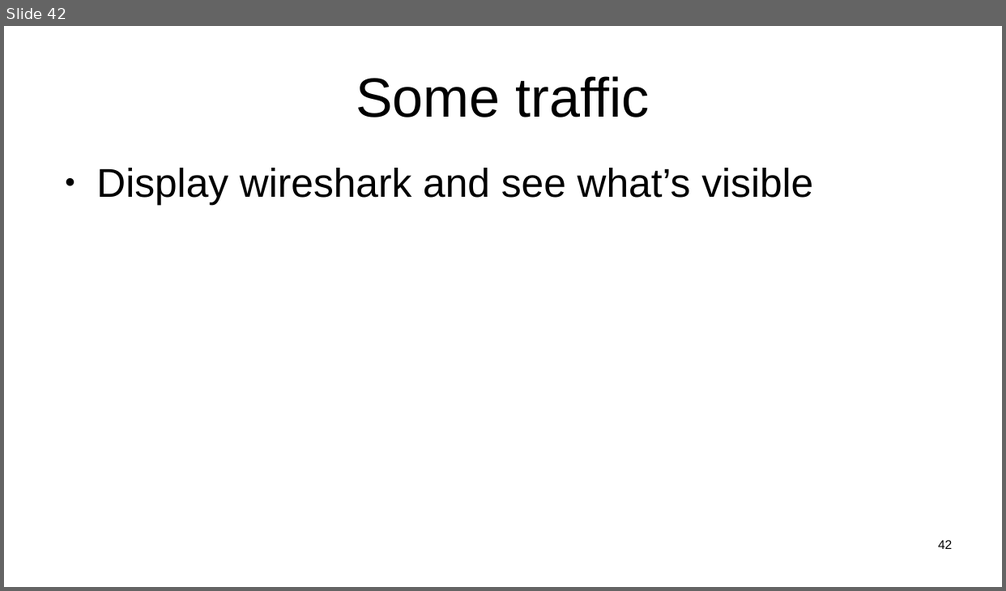
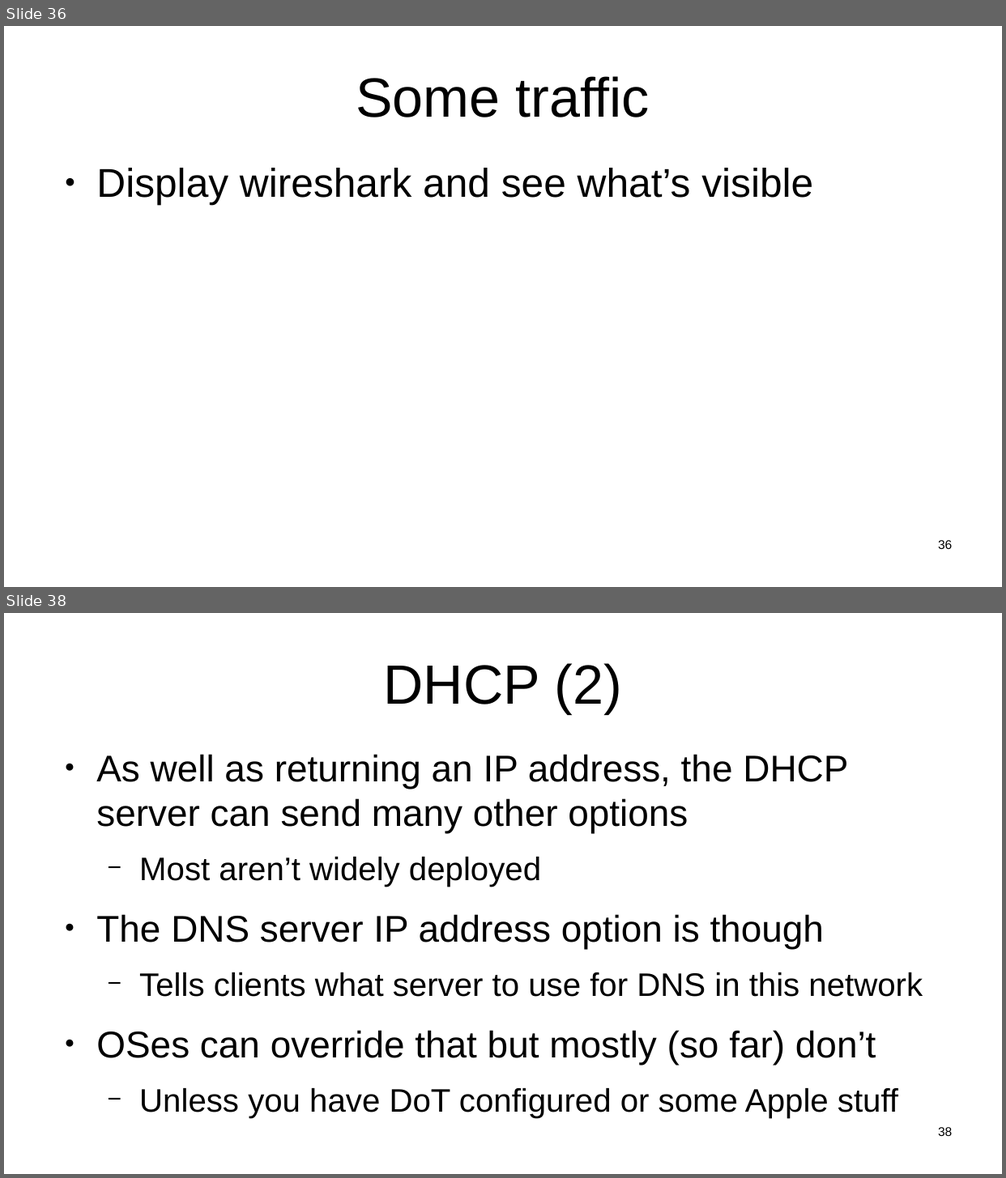
Before and after one commit to sftcd/witidtm, a slide deck: lectures/2022-2023/labs.odp. Shown one above the other, each under a label of ours: slide 42 before the commit, slides 36 and 38 after it; the slides between them are not shown. The pictures are 1006x591 and 1006x1178 pixels, drawn with LibreOffice and Linux fonts; fonts in the diff are those of the drawing. Boxes give left, top, right and bottom in pixels: in the first picture for what was removed or moved away, otherwise in the second. Text is boxed around its words. In the diff, an @@ line names an element or a change of style, - is before the commit and + after.

```diff
--- a/lectures/2022-2023/labs.odp
+++ b/lectures/2022-2023/labs.odp
@@ slide 38 added at (x1=4, y1=613, x2=1002, y2=1174), background #FFFFFF @@
@@ title added at (x1=383, y1=663, x2=622, y2=714), 44 pt, text #000000 @@
+DHCP (2)
@@ text added at (x1=96, y1=754, x2=923, y2=1118), 29.6 pt, text #000000 @@
+● As well as returning an IP address, the DHCP server can send many other options
+  − Most aren’t widely deployed
+● The DNS server IP address option is though
+  − Tells clients what server to use for DNS in this network
+● OSes can override that but mostly (so far) don’t
+  − Unless you have DoT configured or some Apple stuff
@@ page number added at (x1=938, y1=1127, x2=952, y2=1136), 10 pt, text #000000 @@
+38
@@ what was slide 42 is now slide 36 @@
@@ page number at (x1=938, y1=540, x2=952, y2=549): text changed @@
-42
+36
```
Also in this commit, not shown: 1 slide changed, 2 other slides added, 1 slide removed, 3 other files.
